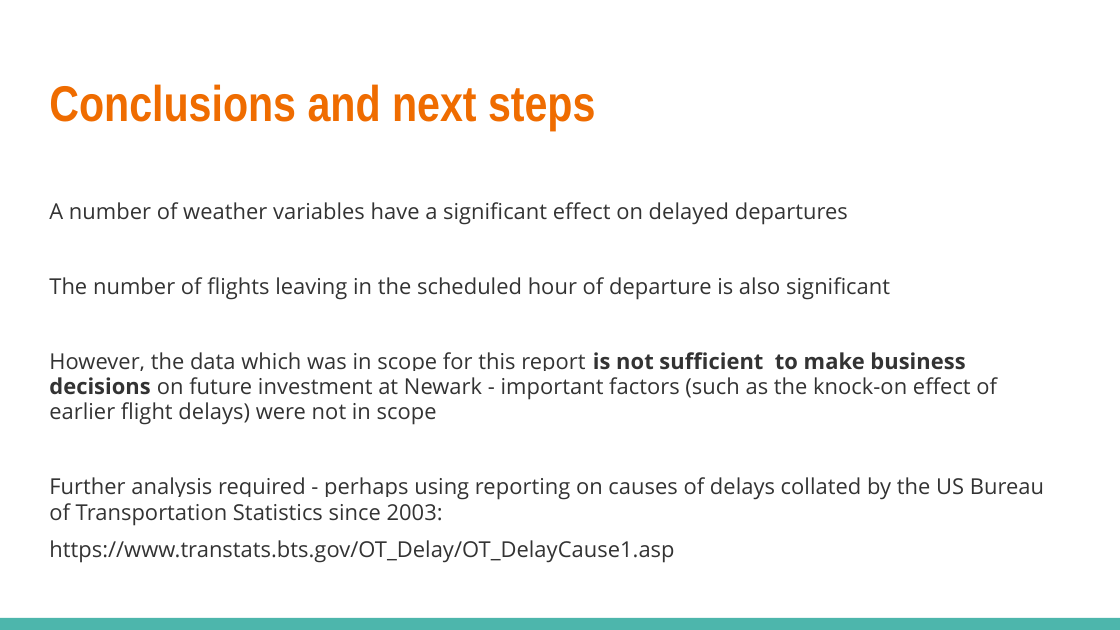
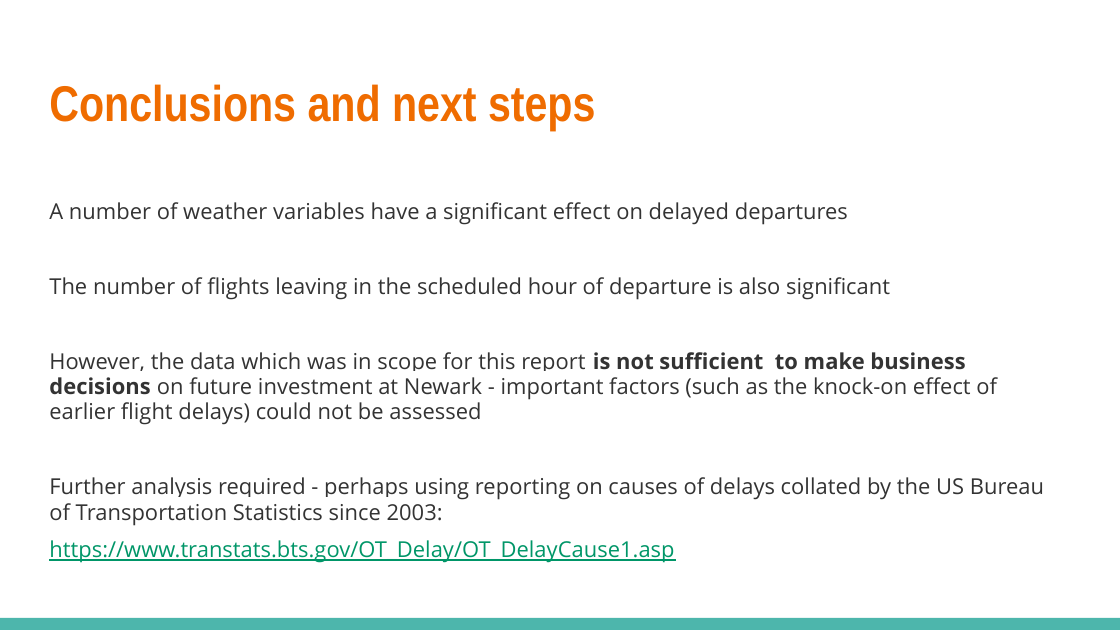
Before and after one commit to NeilEcosse/flight_delays, a slide deck: slide 9 of documentation/presentation.pptx. Drawn at 1120x630 pixels with LibreOffice and Linux fonts; fonts in the diff are those of the drawing. Boxes give left, top, right and bottom in pixels: in the first picture for what was removed or moved away, otherwise in the second. Text is boxed around its words. In the diff, an @@ line names an element or a change of style, - is before the commit and + after.

Commit message:
minor changes to presentation powerpoint

```diff
--- a/documentation/presentation.pptx
+++ b/documentation/presentation.pptx
@@ text at box(49, 352, 997, 425): text changed @@
-However, the data which was in scope for this report is not sufficient to make business decisions on future investment at Newark - important factors (such as the knock-on effect of earlier flight delays) were not in scope
+However, the data which was in scope for this report is not sufficient to make business decisions on future investment at Newark - important factors (such as the knock-on effect of earlier flight delays) could not be assessed
@@ text at box(49, 540, 674, 563): text colour #333333 to #009668, underline on in "https://www.transtats.bts.gov/OT_Delay/OT_DelayCause1.asp" @@
```
Also in this commit, not shown: 3 other slides changed, 1 other file.
